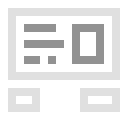
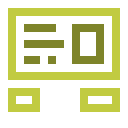
The second 128px x 128px image is a revision of the first. Changes to its layers:
pixels changed over [8, 8, 120, 112] (layer not identified)
